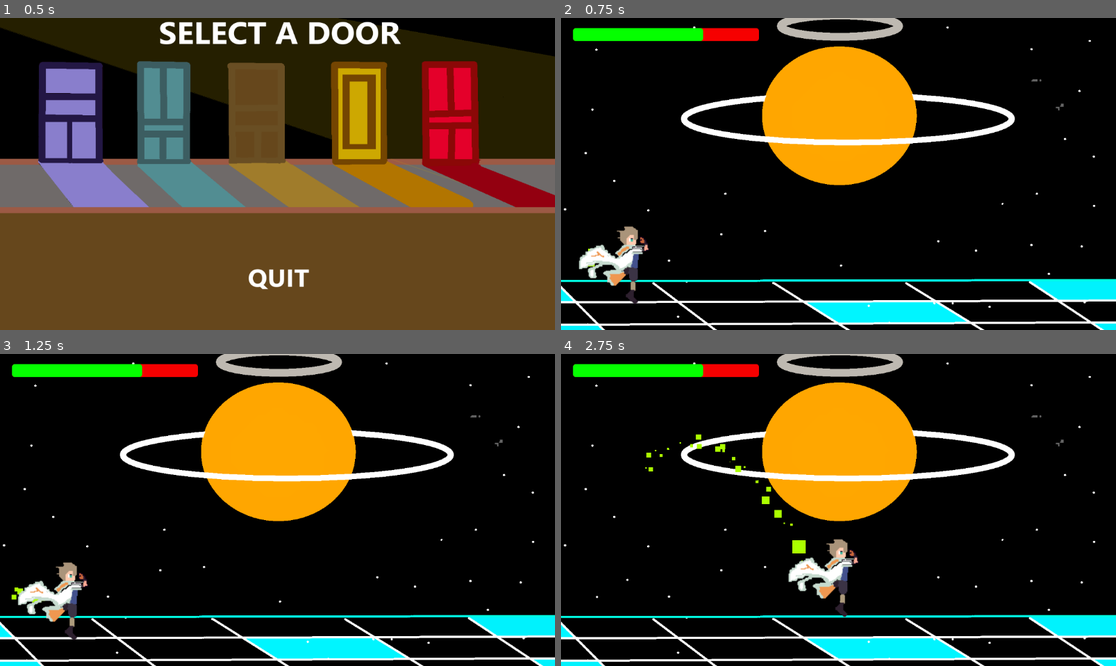
Above: before the commit, frames 1-4 (two rows, left to right).
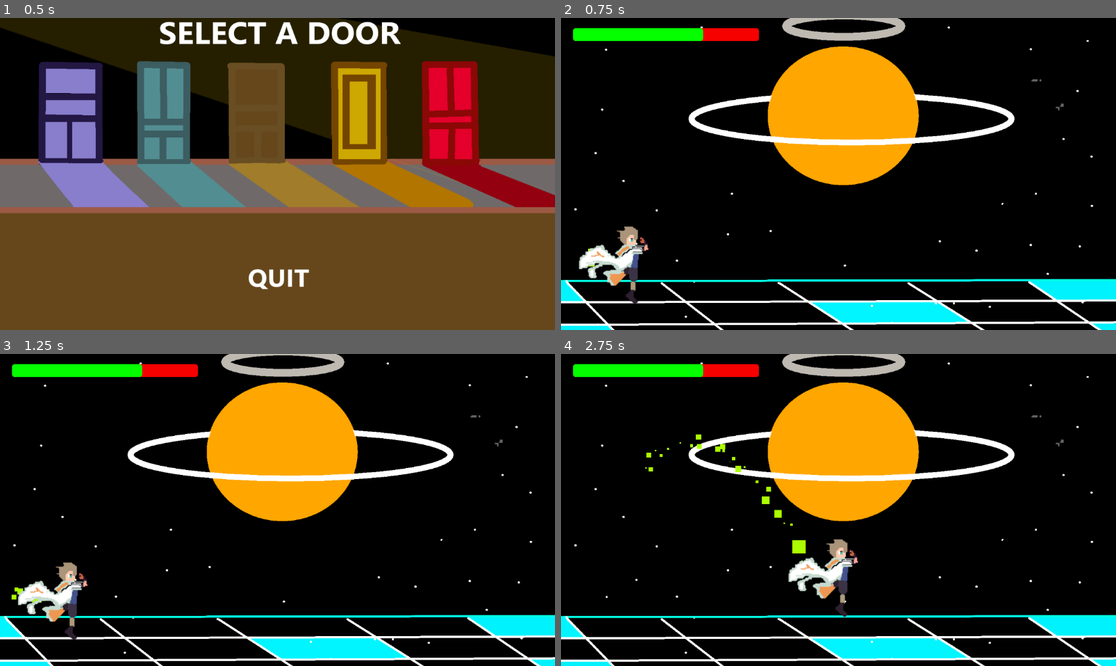
Above: after the commit, the same moments.

Repository: jwang5-dot/12-DT-Project
Game: Godot game, scene res://scene/mainmenu.tscn
Same seed, same stepped clock (60 frames per second), same inputs: the game is played once before the commit and once after it.
Inputs (mouse positions are in pixels of both pictures, inside the frame that each line leads up to):
- Up to frame 1 (0.5 s): no input
- Up to frame 2 (0.75 s): click "PLAY" at 0.5 s
- Up to frame 3 (1.25 s): no input
- Up to frame 4 (2.75 s): tap Enter (ui_accept) at 1.25, 1.52, 2.27 s; move the mouse to (960, 494) at 1.27 s; hold Right (ui_right) from 1.28 s (still down); move the mouse to (727, 525) at 2.02 s

Frame 1 is identical in both runs. In frame 2, 2.9% of the frame differs, in the area x 0-100%, y 0-100%; in frame 3, 2.9%; in frame 4, 2.9%.

Commit message:
background resizing

Diff:
--- a/assessment-game/scene/Level 4.tscn
+++ b/assessment-game/scene/Level 4.tscn
@@ -28,8 +28,8 @@
 script = ExtResource("1_yavb0")
 
 [node name="Space1" type="Sprite2D" parent="." unique_id=1737731682]
-position = Vector2(568.24994, 294.00003)
-scale = Vector2(0.8232639, 0.73901373)
+position = Vector2(576.50006, 294.00003)
+scale = Vector2(0.8034722, 0.73901373)
 texture = ExtResource("2_g46qk")
 
 [node name="CharacterBody2D" parent="." unique_id=516776377 instance=ExtResource("3_s4evf")]
